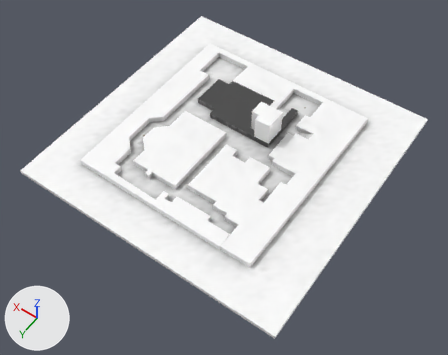
The glTF model public/models/stage_uu.glb: old version first, new version second.
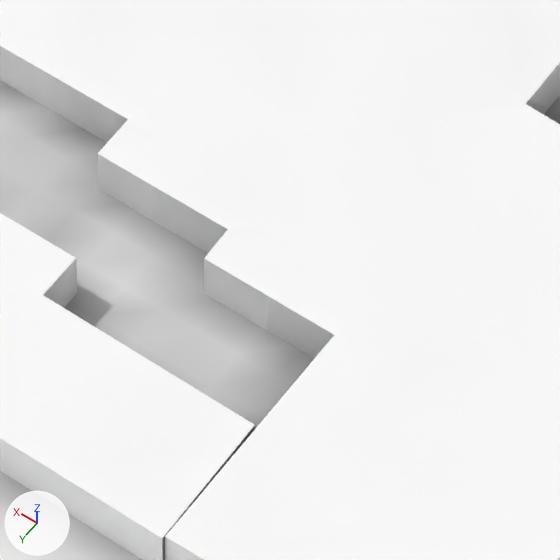
The first picture shows the older version from a 50 mm camera at (-111.4, 161.7, 225.1) aimed at (-6.5, 14.7, -5.8). The close-ups show the older and then the newer version on the part from 45% to 59% of the width and 53% to 70% of the height of that picture. Only the edits that show in the close-ups are written down. Lighting does not change. The marker at lower left points along +X, +Y and +Z. Where no turn or scale is listed for an object, it has been applied to the vertices. Vertices at exactly the same position are counted once.

The older version as bpy lines, for what is in view:
```python
me_mesh_0 = bpy.data.meshes.new('Mesh_0')
me_mesh_0.from_pydata(...)  # 8450 vertices, 16896 faces; spans x -70.0..70.0, y -70.0..70.0, z -1.0..1.0
me_mesh_0.materials.append(mat_defaultmaterial)
me_mesh_6 = bpy.data.meshes.new('Mesh_6')
me_mesh_6.from_pydata(...)  # 2284 vertices, 4610 faces; spans x -71.0..25.3, y -13.5..88.5, z 0.0..3.0
me_mesh_6.materials.append(mat_defaultmaterial_006)
ob_concrete_base_ground = bpy.data.objects.new('concrete_base_ground', me_mesh_0)
ob_concrete_base_ground.location = (0.0, 0.0, -0.9)
ob_concrete_wall2_1f = bpy.data.objects.new('concrete_wall2_1F', me_mesh_6)
ob_concrete_wall2_1f.location = (24.53, -37.48, 0.0)
```
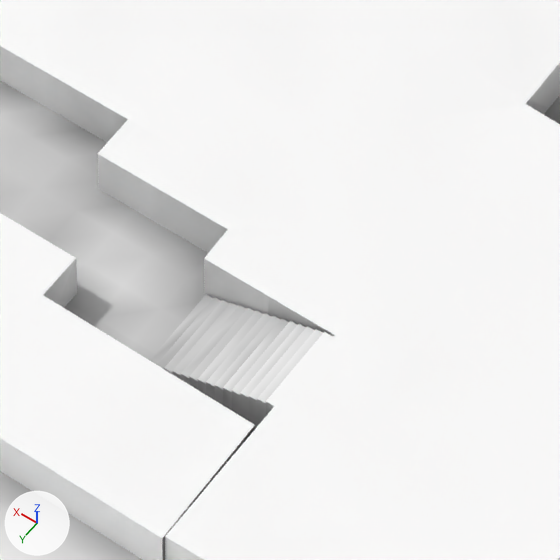
Pixel boxes (x1, y1, x2, y2) of what changed, in the close-ups (560 x 560 px):
'concrete_stair4', added: after (150, 295, 333, 429)
part 1 of me_mesh_0, recoloured: before (211, 327, 314, 429)
part 2 of me_mesh_0, edited (looks the same): (161, 277, 206, 321) in both
part 3 of me_mesh_6, recoloured: before (204, 286, 334, 359); after (204, 286, 334, 336)
part 4 of me_mesh_6, edited (looks the same): (0, 0, 560, 560) in both

Edits to the bpy script that builds the scene:
```text
Add mat_defaultmaterial_010:
    mat_defaultmaterial_010 = bpy.data.materials.new('DefaultMaterial.010')
    mat_defaultmaterial_010.use_nodes = True; mat_defaultmaterial_010.node_tree.nodes.clear()
    _N = mat_defaultmaterial_010.node_tree.nodes; _L = mat_defaultmaterial_010.node_tree.links
    n0 = _N.new('ShaderNodeOutputMaterial'); n0.name = 'Material Output'
    n1 = _N.new('ShaderNodeBsdfPrincipled'); n1.name = 'Principled BSDF'
    n2 = _N.new('ShaderNodeVertexColor'); n2.name = 'Color Attribute'
    _L.new(n1.outputs[0], n0.inputs[0])  # 'BSDF' to 'Surface'
    _L.new(n2.outputs[0], n1.inputs[0])  # 'Color' to 'Base Color'
Add mat_defaultmaterial_009:
    mat_defaultmaterial_009 = bpy.data.materials.new('DefaultMaterial.009')
    mat_defaultmaterial_009.use_nodes = True; mat_defaultmaterial_009.node_tree.nodes.clear()
    _N = mat_defaultmaterial_009.node_tree.nodes; _L = mat_defaultmaterial_009.node_tree.links
    n0 = _N.new('ShaderNodeOutputMaterial'); n0.name = 'Material Output'
    n1 = _N.new('ShaderNodeBsdfPrincipled'); n1.name = 'Principled BSDF'
    n2 = _N.new('ShaderNodeVertexColor'); n2.name = 'Color Attribute'
    _L.new(n1.outputs[0], n0.inputs[0])  # 'BSDF' to 'Surface'
    _L.new(n2.outputs[0], n1.inputs[0])  # 'Color' to 'Base Color'
Change me_mesh_0:
    where me_mesh_0.from_pydata(...)  # 8450 vertices, 16896 faces; spans x -70.0..70.0, y -70.0..70.0, z -1.0..1.0
    used by ob_concrete_base_ground; location = (0.0, 0.0, -0.9)
    me_mesh_0 part 1: 40 faces centred in x -29.9..33.5, y -34.3..45.2, z 1.0 are repainted in the vertex colours; the middle colour goes from grey #9d9d9d to dark grey #5c5c5c
    me_mesh_0 part 2: 20 faces centred in x -27.0..35.7, y -36.5..40.8, z 1.0 are repainted in the vertex colours; the middle colour goes from light grey #cfcfcf to grey #929292
Change me_mesh_6:
    where me_mesh_6.from_pydata(...)  # 2284 vertices, 4610 faces; spans x -71.0..25.3, y -13.5..88.5, z 0.0..3.0
    used by ob_concrete_wall2_1f; location = (24.53, -37.48, 0.0)
    me_mesh_6 part 3: 82 kept faces spanning x -54.9..10.5, y 2.0..88.3, z 0.0..3.0 get new vertex colours
    me_mesh_6 part 4: 4548 faces spanning x -71.0..25.3, y -13.5..88.5, z 0.0..3.0 switch from mat_defaultmaterial_006 to mat_defaultmaterial_010
Add me_mesh_9:
    me_mesh_9.from_pydata(...)  # 138 vertices, 300 faces; spans x -30.38..-23.2, y 37.6..42.3, z 0.1..3.0
    me_mesh_9.materials.append(mat_defaultmaterial_009)
Add ob_concrete_stair4:
    ob_concrete_stair4 = bpy.data.objects.new('concrete_stair4', me_mesh_9)
    ob_concrete_stair4.location = (0.0, 0.0, 0.0)
```
